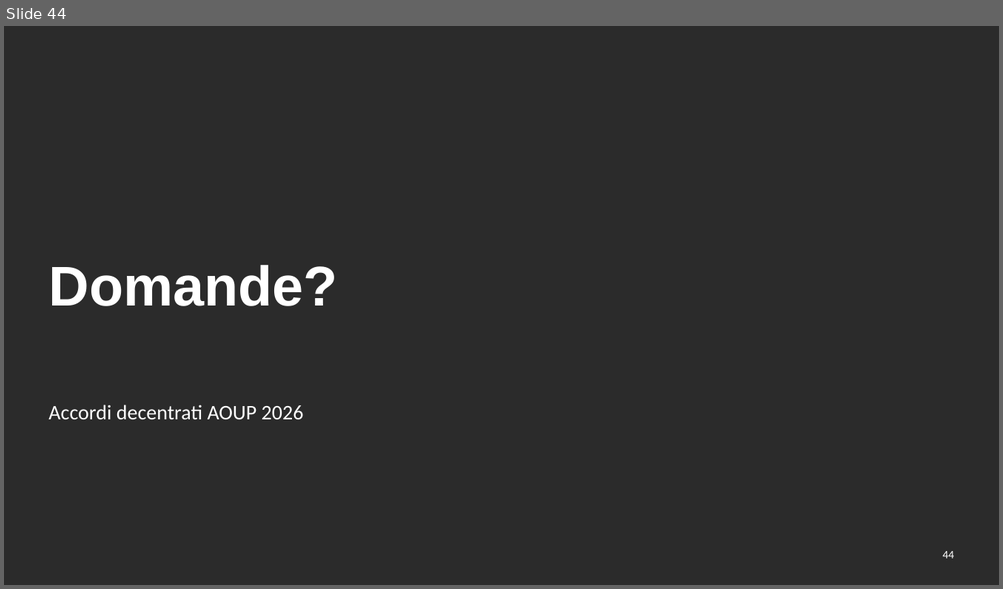
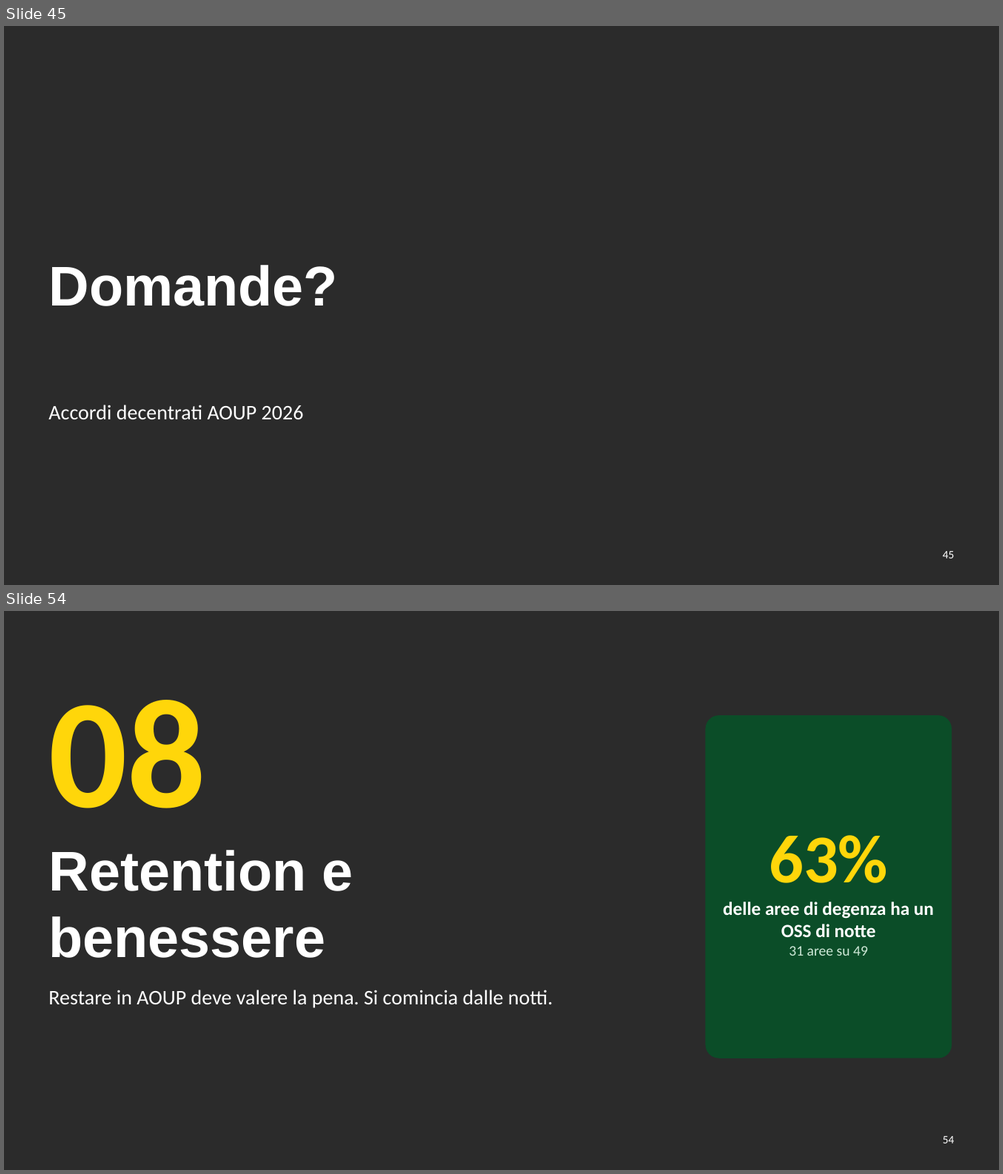
Before and after one commit to aki1806-droid/Prove, a slide deck: produzione/assemblea-2026-12-07/slide/assemblea-2026-12-07.pptx. Shown one above the other, each under a label of ours: slide 44 before the commit, slides 45 and 54 after it; the slides between them are not shown. The pictures are 1003x589 and 1003x1174 pixels, drawn with LibreOffice and Linux fonts; fonts in the diff are those of the drawing; background and template pictures are left out; a plain dark background stands for a picture behind light text. Boxes give left, top, right and bottom in pixels: in the first picture for what was removed or moved away, otherwise in the second. Text is boxed around its words. In the diff, an @@ line names an element or a change of style, - is before the commit and + after.

```diff
--- a/produzione/assemblea-2026-12-07/slide/assemblea-2026-12-07.pptx
+++ b/produzione/assemblea-2026-12-07/slide/assemblea-2026-12-07.pptx
@@ slide 54 added at (4,611,999,1170), background picture (left out) @@
@@ text added at (48,700,206,809), 150 pt, text #FFD60A, bold @@
+08
@@ rounded rectangle added at (706,715,951,1059), fill #0B4D28 @@
@@ title added at (48,850,353,958), 54 pt, text #FFFFFF, bold @@
+Retention e benessere
@@ text added at (723,835,933,956), 18 pt, text #FFFFFF, bold @@
+63%
+delle aree di degenza ha un OSS di notte
+31 aree su 49
@@ text added at (48,990,553,1008), 20 pt, text #FFFFFF @@
+Restare in AOUP deve valere la pena. Si comincia dalle notti.
@@ page number added at (942,1136,954,1144), 11 pt, text #FFFFFF @@
+54
@@ what was slide 44 is now slide 45 @@
@@ page number at (942,551,954,559): text changed @@
-44
+45
```
Also in this commit, not shown: 12 other slides added, 39 other files.
